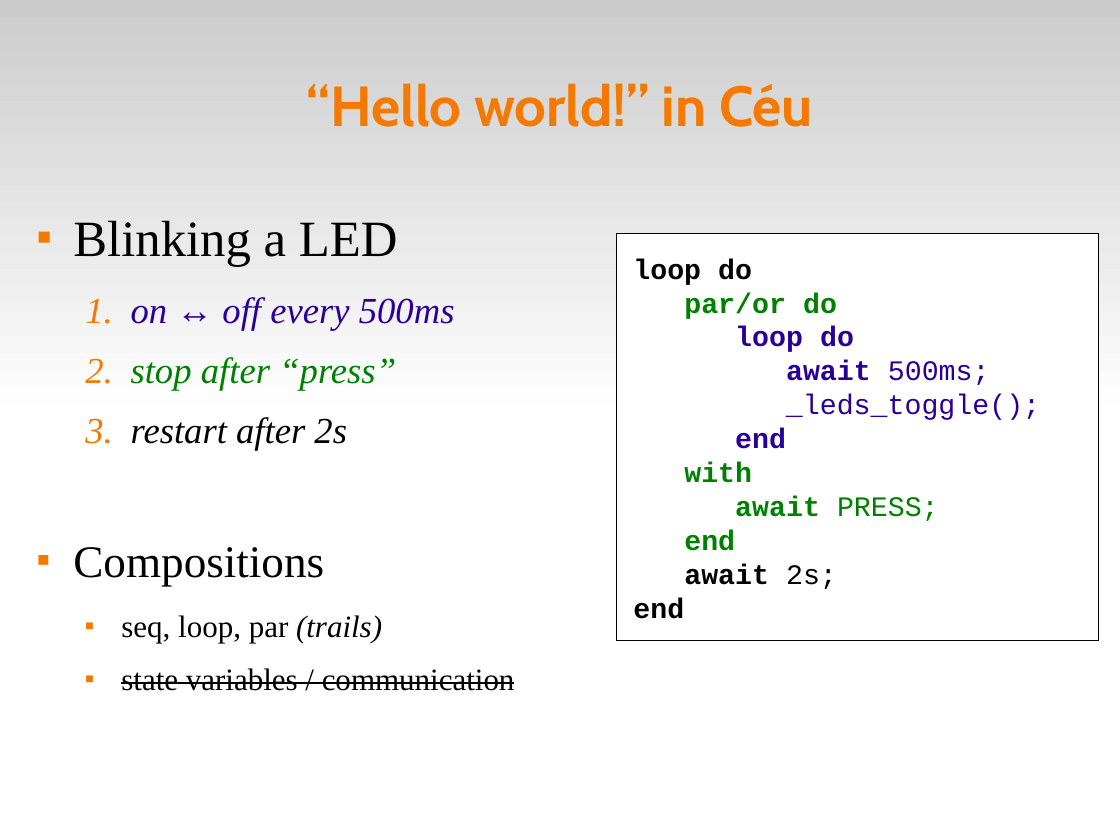
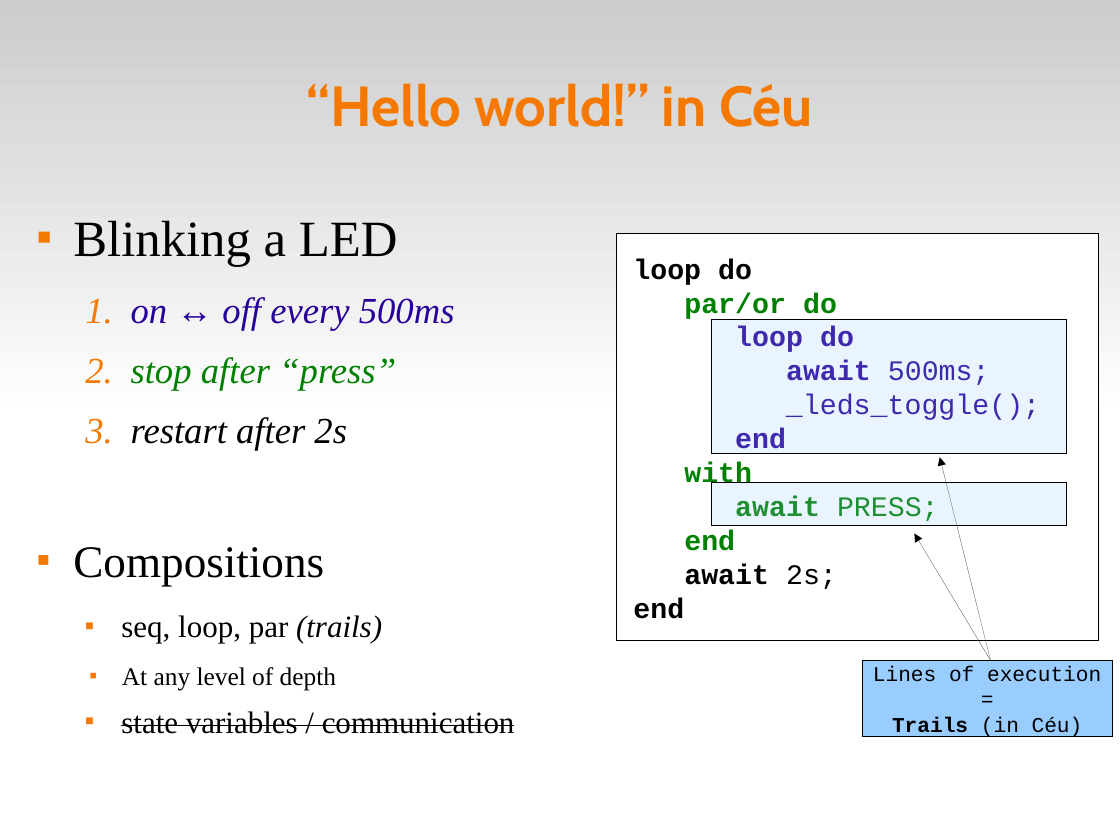
Before and after one commit to fsantanna-no/ceu-docs, a slide deck: slide 3 of ceu_stl.odp. Drawn at 1120x840 pixels with LibreOffice and Linux fonts; fonts in the diff are those of the drawing. Boxes give left, top, right and bottom in pixels: in the first picture for what was removed or moved away, otherwise in the second. Text is boxed around its words. In the diff, an @@ line names an element or a change of style, - is before the commit and + after.

```diff
--- a/ceu_stl.odp
+++ b/ceu_stl.odp
@@ rectangle added at (x1=711, y1=319, x2=1067, y2=453), fill #99CCFF at 20% opacity, outline #000000 0 pt @@
@@ arrow added from (991, 661) to (940, 457), #000000 0 pt @@
@@ rectangle added at (x1=711, y1=483, x2=1067, y2=525), fill #99CCFF at 20% opacity, outline #000000 0 pt @@
@@ arrow added from (991, 661) to (915, 534), #000000 0 pt @@
@@ text at (x1=122, y1=667, x2=336, y2=691): paragraph added @@
+    ■ At any level of depth
@@ rectangle added at (x1=863, y1=661, x2=1113, y2=737), fill #99CCFF, outline #000000 0 pt, 15 pt, text #000000 @@
+Lines of execution
+=
+Trails (in Céu)
```
Also in this commit, not shown: 14 other slides changed, 5 other files.
